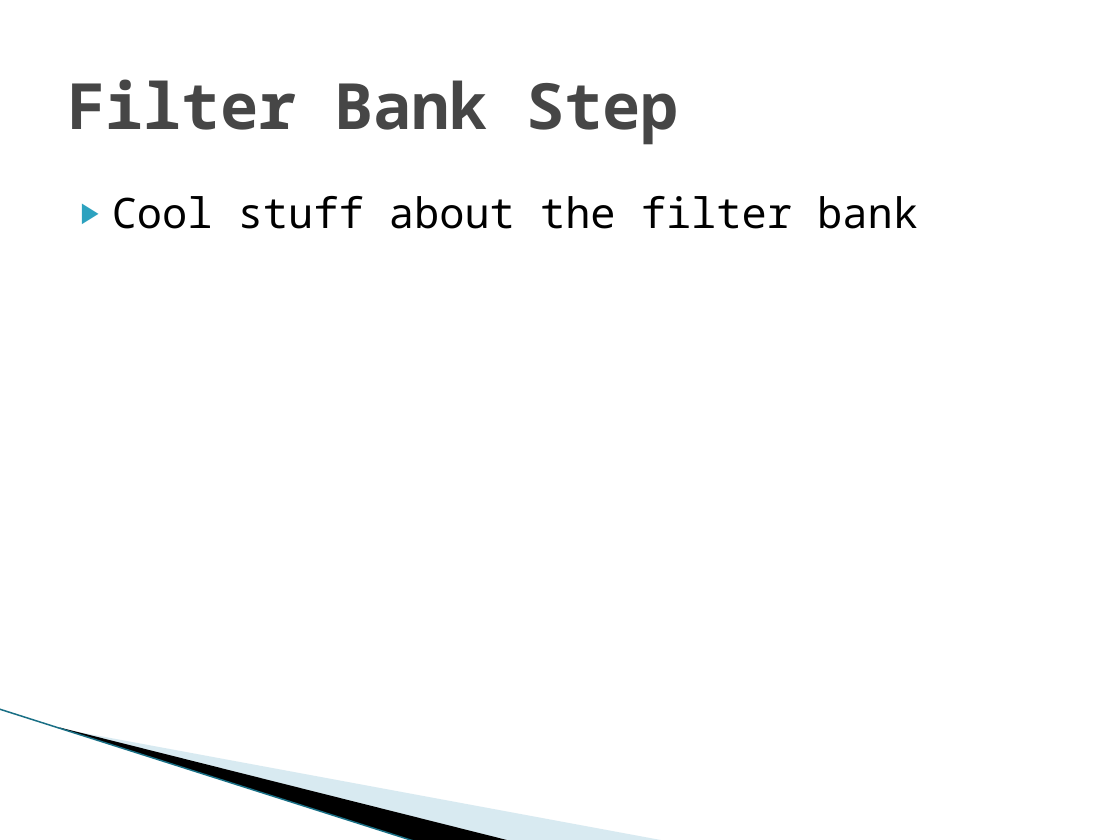
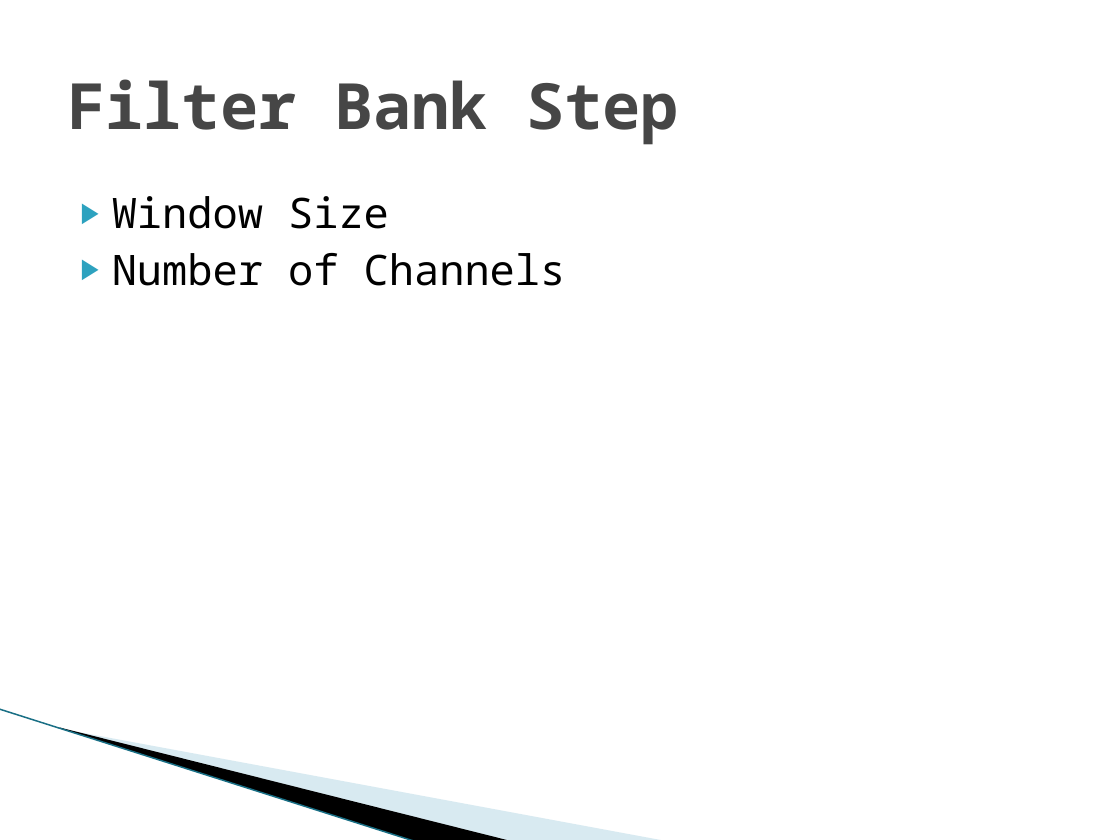
Before and after one commit to ericaddison/Algs_Term_Project, a slide deck: slide 4 of report/JET Audio Encoder.pptx. Drawn at 1120x840 pixels with LibreOffice and Linux fonts; fonts in the diff are those of the drawing; background and template pictures are left out. Boxes give left, top, right and bottom in pixels: in the first picture for what was removed or moved away, otherwise in the second. Text is boxed around its words. In the diff, an @@ line names an element or a change of style, - is before the commit and + after.

```diff
--- a/report/JET Audio Encoder.pptx
+++ b/report/JET Audio Encoder.pptx
@@ text at (112, 196, 566, 286): text changed @@
-▶ Cool stuff about the filter bank
+▶ Window Size
+▶ Number of Channels
```
Also in this commit, not shown: 2 other slides changed.
